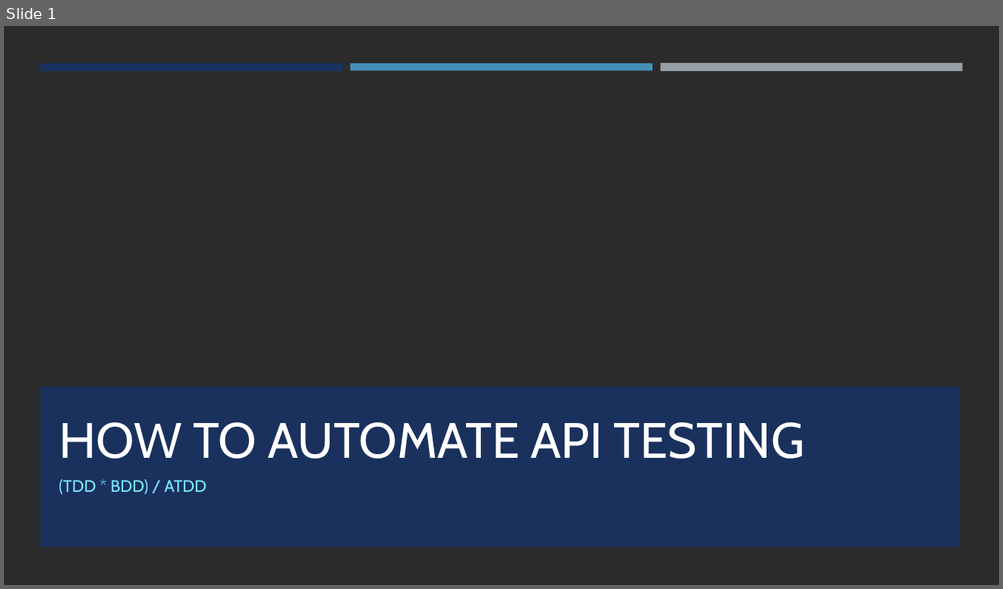
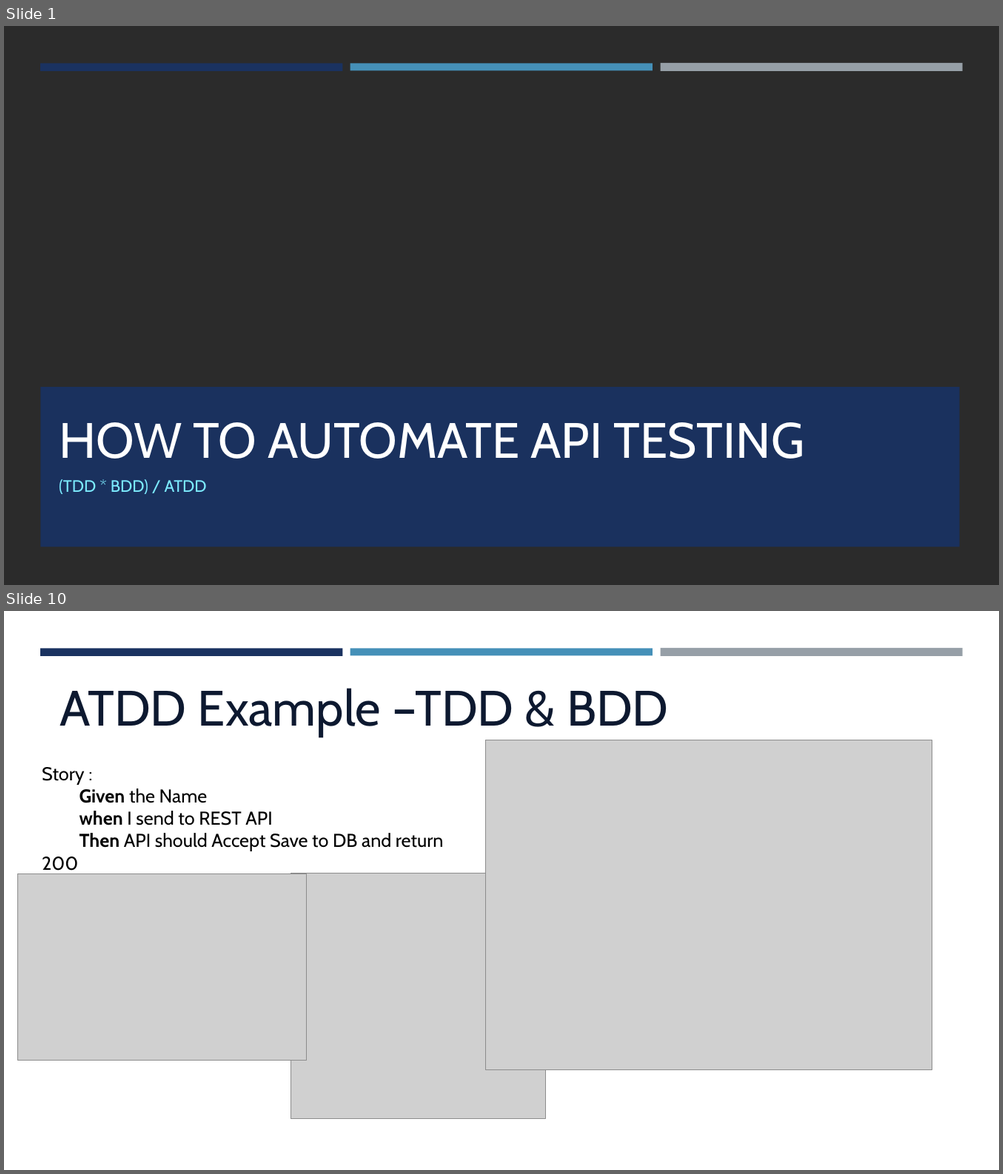
Before and after one commit to jkcpavan/coreTDD, a slide deck: How to Automate API Testing.pptx. Shown one above the other, each under a label of ours: slide 1 before the commit, slides 1 and 10 after it; the slides between them are not shown. The pictures are 1003x589 and 1003x1174 pixels, drawn with LibreOffice and Linux fonts; fonts in the diff are those of the drawing; grey boxes stand for pictures; background and template pictures are left out; a plain dark background stands for a picture behind light text. Boxes give left, top, right and bottom in pixels: in the first picture for what was removed or moved away, otherwise in the second. Text is boxed around its words. In the diff, an @@ line names an element or a change of style, - is before the commit and + after.

```diff
--- a/How to Automate API Testing.pptx
+++ b/How to Automate API Testing.pptx
@@ slide 10 added at (4, 611, 999, 1170), background #FFFFFF @@
@@ rectangle added at (40, 648, 343, 655), fill #1A3260 @@
@@ rectangle added at (350, 648, 652, 655), fill #4590B8 @@
@@ rectangle added at (660, 648, 962, 657), fill #969FA7 @@
@@ text added at (60, 688, 669, 738), 48 pt, text #0D1930 @@
+ATDD Example –TDD & BDD
@@ picture added at (485, 741, 932, 1071) @@
@@ text added at (42, 767, 443, 851), 18 pt, text #000000 @@
+Story :
+Given the Name
+when I send to REST API
+Then API should Accept Save to DB and return 200
@@ picture added at (18, 874, 306, 1061) @@
@@ picture added at (290, 873, 545, 1119) @@
```
Also in this commit, not shown: 12 other slides added, 4 slides removed.
